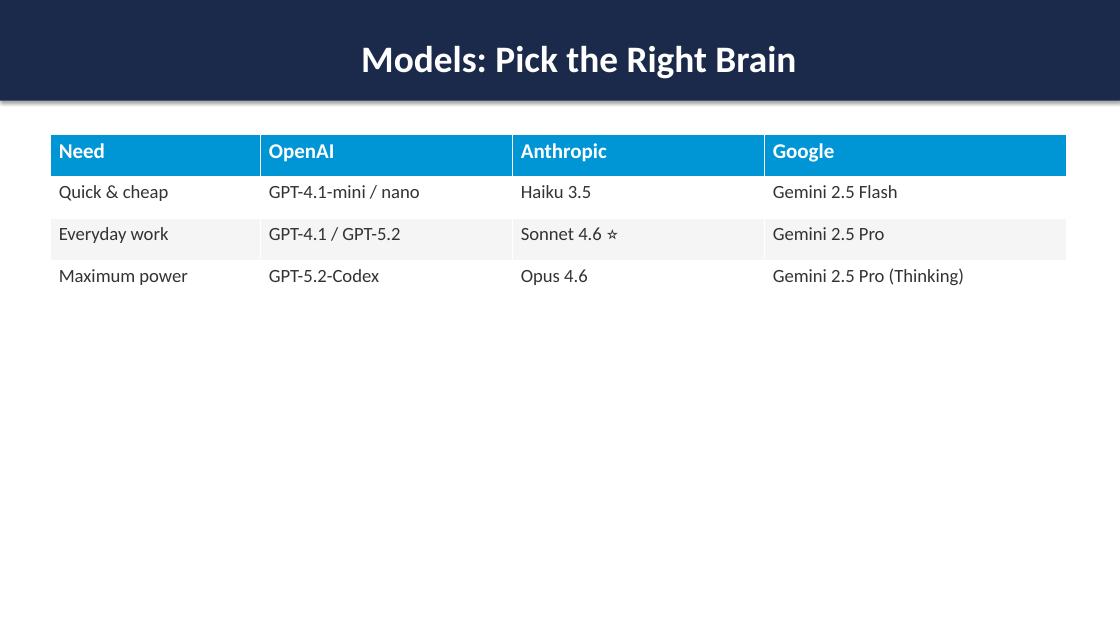
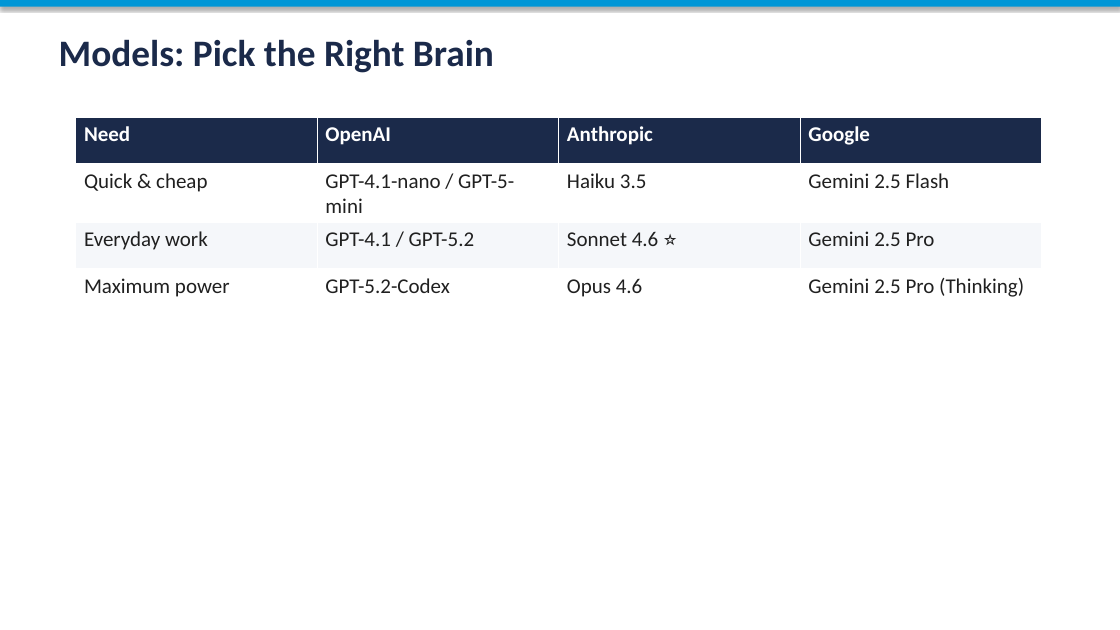
Before and after one commit to toroleapinc/cut-the-crap, a slide deck: slide 6 of general/cut-the-crap-general.pptx (slide 7 before the commit). Drawn at 1120x630 pixels with LibreOffice and Linux fonts; fonts in the diff are those of the drawing. Boxes give left, top, right and bottom in pixels: in the first picture for what was removed or moved away, otherwise in the second. Text is boxed around its words. In the diff, an @@ line names an element or a change of style, - is before the commit and + after.

```diff
--- a/general/cut-the-crap-general.pptx
+++ b/general/cut-the-crap-general.pptx
@@ rectangle added at <box>0,0,1120,7</box>, fill #0096D6 @@
@@ text "Models: Pick the Right Brain": place and size @@
-text "Models: Pick the Right Brain" at <box>0,0,1120,101</box>
+text "Models: Pick the Right Brain" at <box>59,39,494,73</box>
@@ text "Models: Pick the Right Brain" at <box>59,39,494,73</box>: text colour #FFFFFF to #1B2A4A; alignment centre to left; vertical alignment middle to top; fill #1B2A4A to none; shadow off @@
@@ table at <box>76,118,1044,302</box> @@
-row 2, column 2: GPT-4.1-mini / nano
+row 2, column 2: GPT-4.1-nano / GPT-5-mini
@@ fill #0096D6 to #1B2A4A in row 1 @@
@@ fill #F5F5F5 to #F5F7FA in row 3 @@
@@ size 16 to 18 pt, text colour #333333 to #202020 in "Quick & cheap", "Haiku 3.5", "Gemini 2.5 Flash", "Everyday work" and 7 more places @@
@@ table: place and size @@
-table at <box>50,134,1067,302</box>
+table at <box>76,118,1044,302</box>
```
Also in this commit, not shown: 15 other slides changed, 9 slides added, 12 slides removed, 1 other file.
